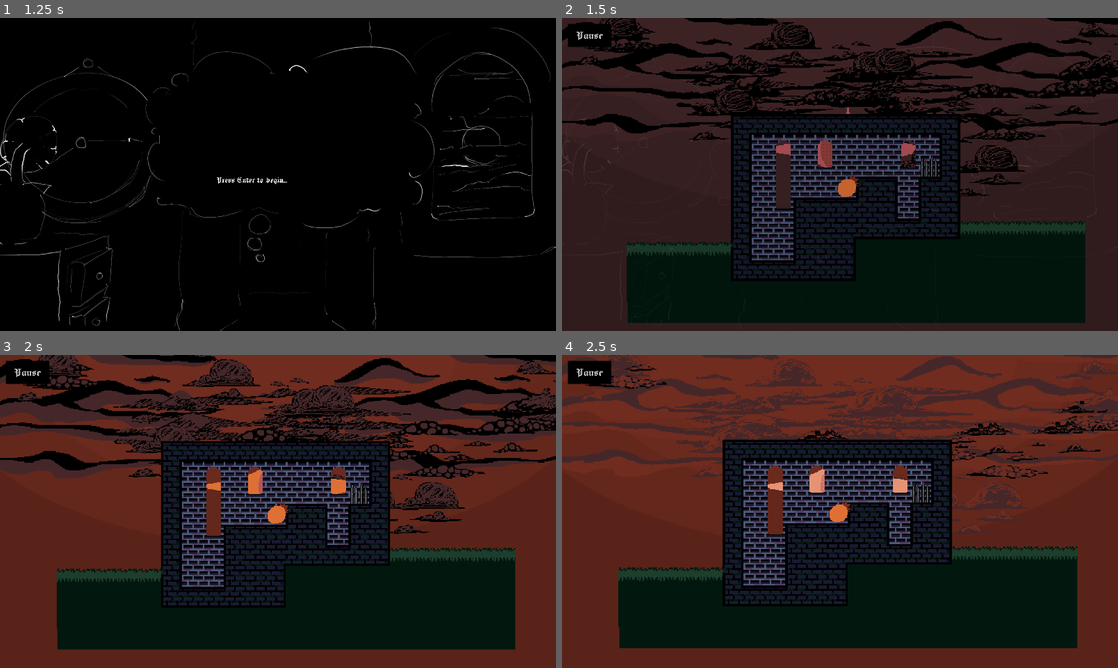
Above: before the commit, frames 1-4 (two rows, left to right).
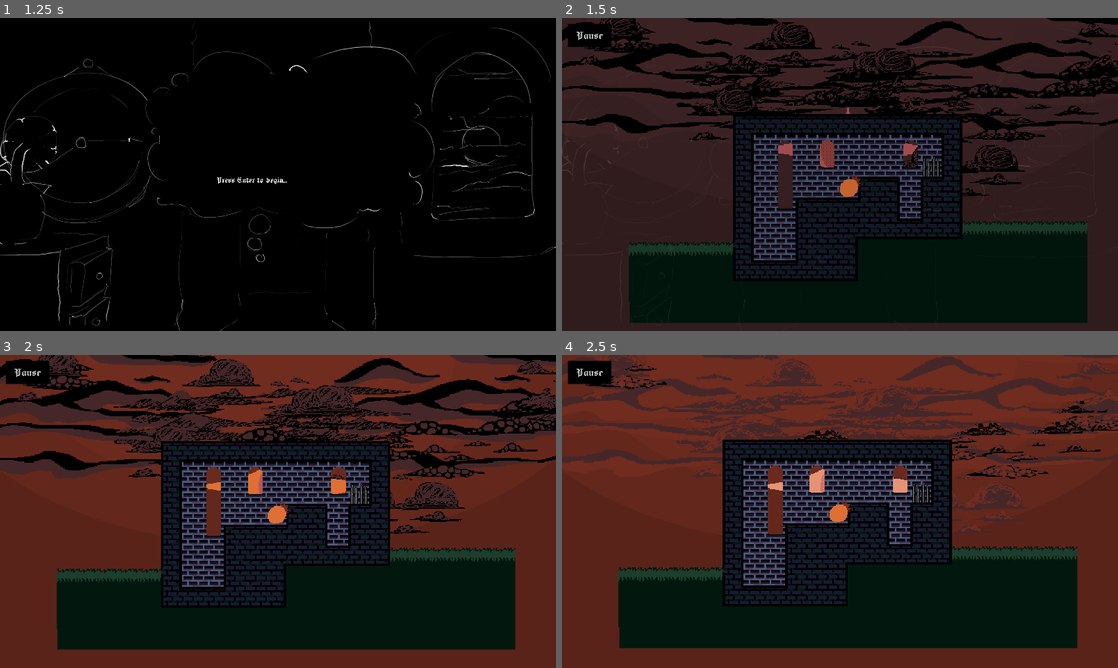
Above: after the commit, the same moments.

Repository: Agecaf/gmtk26-jamgame
Game: Godot game, scene res://main.tscn
Two runs of this game, one before a commit and one after it. Both use one fixed random seed, a clock stepped at 60 frames per second and the inputs below.
Inputs:
- Up to frame 1 (1.25 s): click "New Game" at 0.5 s
- Up to frame 2 (1.5 s): tap Enter (ui_accept) at 1.25 s; hold Right (ui_right) from 1.28 s (still down)
- Up to frame 3 (2 s): keep holding Right (ui_right); tap Enter (ui_accept) at 1.52 s
- Up to frame 4 (2.5 s): keep holding Right (ui_right); tap Enter (ui_accept) at 2.27 s

Frame 1 is identical in both runs. In frame 2, 5.4% of the frame differs, in the area x 11-95%, y 30-98%; in frame 3, 0.4%; in frame 4, 0.2%.

Commit message:
Throttle instant horizontal speed changes for the player in mid-air

Diff:
--- a/game/player/player.gd
+++ b/game/player/player.gd
@@ -13,7 +13,8 @@
 	FALLING_BAT,
 }
 
-@export_range(25, 500, 25) var speed: float = 250
+@export_range(25, 500, 25) var run_speed: float = 250
+@export_range(0.005, 0.05, 0.005) var air_speed_change_rate: float = 0.015
 
 @export_range(0.05, 1.0, 0.05) var jump_time: float = 0.2
 @export_range(0.05, 1.0, 0.05) var double_jump_time: float = 0.2
--- a/game/player/player_motion.gd
+++ b/game/player/player_motion.gd
@@ -35,7 +35,7 @@
 
 	# Lock horizontal movement while gliding to the direction in which the glide started
 	if player.current_state in [Player.State.GLIDING, Player.State.GLIDING_BAT]:
-		player.velocity.x = player.speed * (
+		player.velocity.x = player.run_speed * (
 			-1 if last_horizontal_direction == Enums.Direction.LEFT else
 			1 if last_horizontal_direction == Enums.Direction.RIGHT else
 			0
@@ -49,14 +49,18 @@
 
 	# Wall jump off direction is fixed (away from the wall) for a short time
 	elif wall_jump_steering_cooldown:
-		player.velocity.x = player.speed * (1 if last_wall_direction == Enums.Direction.LEFT else -1)
+		player.velocity.x = player.run_speed * (1 if last_wall_direction == Enums.Direction.LEFT else -1)
 
 	# Active horizontal steering by player input
 	else:
 		var move_left: int = 1 if Input.is_action_pressed('ui_left') else 0
 		var move_right: int = 1 if Input.is_action_pressed('ui_right') else 0
 
-		player.velocity.x = player.speed * (move_right - move_left)
+		if player.is_on_floor():
+			player.velocity.x = player.run_speed * (move_right - move_left)
+
+		else:
+			player.velocity.x = lerp(player.velocity.x, player.run_speed * (move_right - move_left), exp(-delta / player.air_speed_change_rate))
 
 	# Bats invert horizontal direction on colliding with a wall
 	if player.is_on_wall() and player.current_state in [Player.State.JUMPING_BAT, Player.State.GLIDING_BAT, Player.State.FALLING_BAT]:
